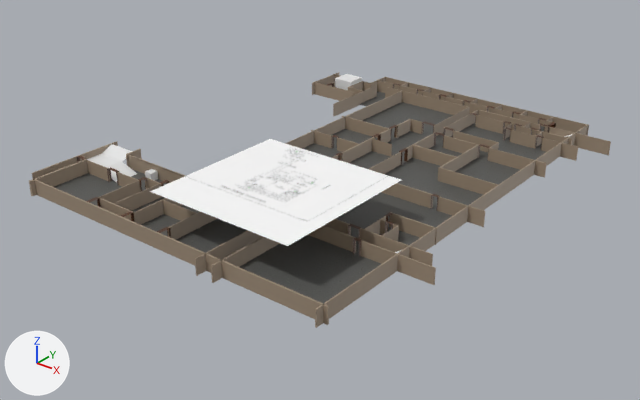
Before and after pictures for a commit that changed the glTF model assets/aligned_models/glb/lower.glb.
One viewpoint serves both versions: a 50 mm lens placed at (60.3, -68.3, 48.5), pointed at (-4.1, 12.2, -1.4). Every picture has the same lights, and +X, +Y and +Z are marked at lower left. The picture after the commit comes second. Where no turn or scale is listed for an object, it has been applied to the vertices.

In view in the first picture: 'Cube.087', 'Doors', 'Floor', 'Plane.007', 'ground_aligned' and 2 more.
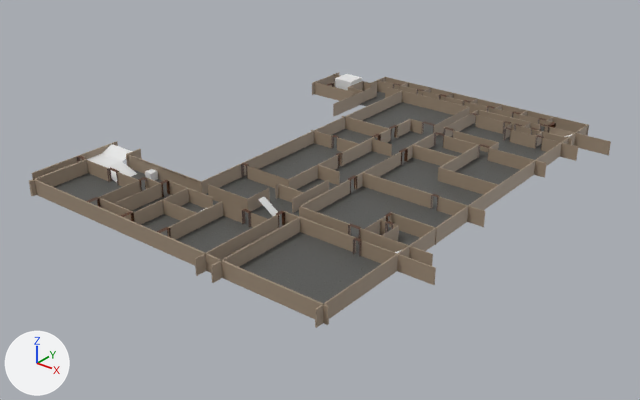
Changed parts and their boxes (x1, y1, x2, y2) in the pictures (640 x 400 px):
'ground_aligned', deleted: before (150, 139, 401, 246)

Diff of the bpy script that builds the scene:
```diff
--- a/assets/aligned_models/glb/lower.glb.py
+++ b/assets/aligned_models/glb/lower.glb.py
@@ ob_ground_aligned @@
-ob_ground_aligned = bpy.data.objects.new('ground_aligned', me_ground_aligned)
-ob_ground_aligned.location = (1.3, -2.0, 7.3)
```
